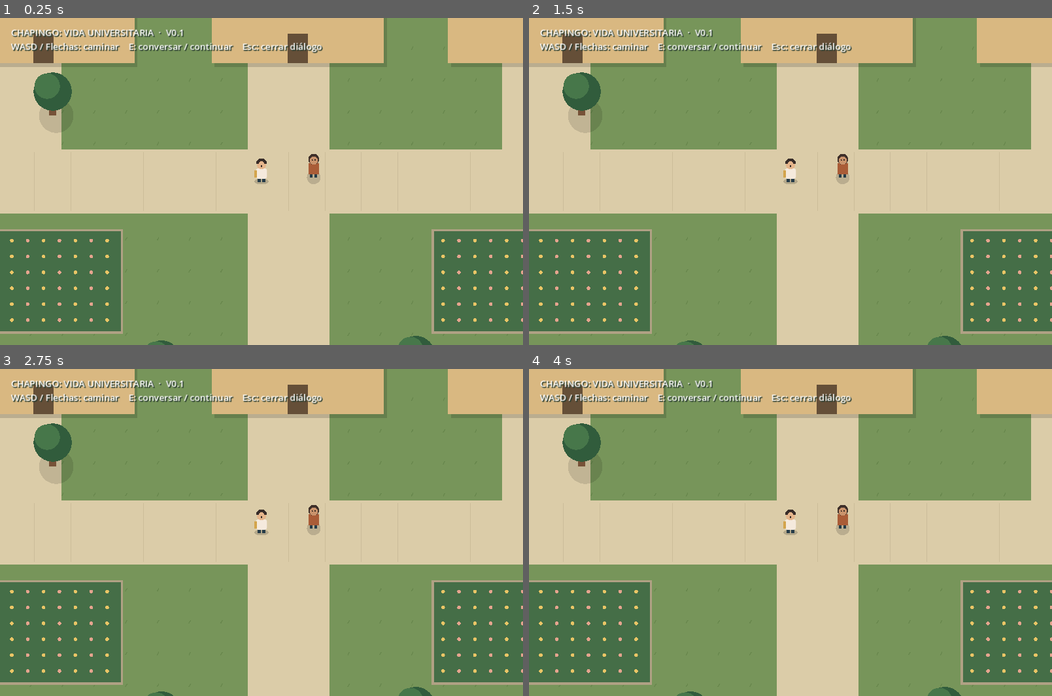
Above: before the commit, frames 1-4 (two rows, left to right).
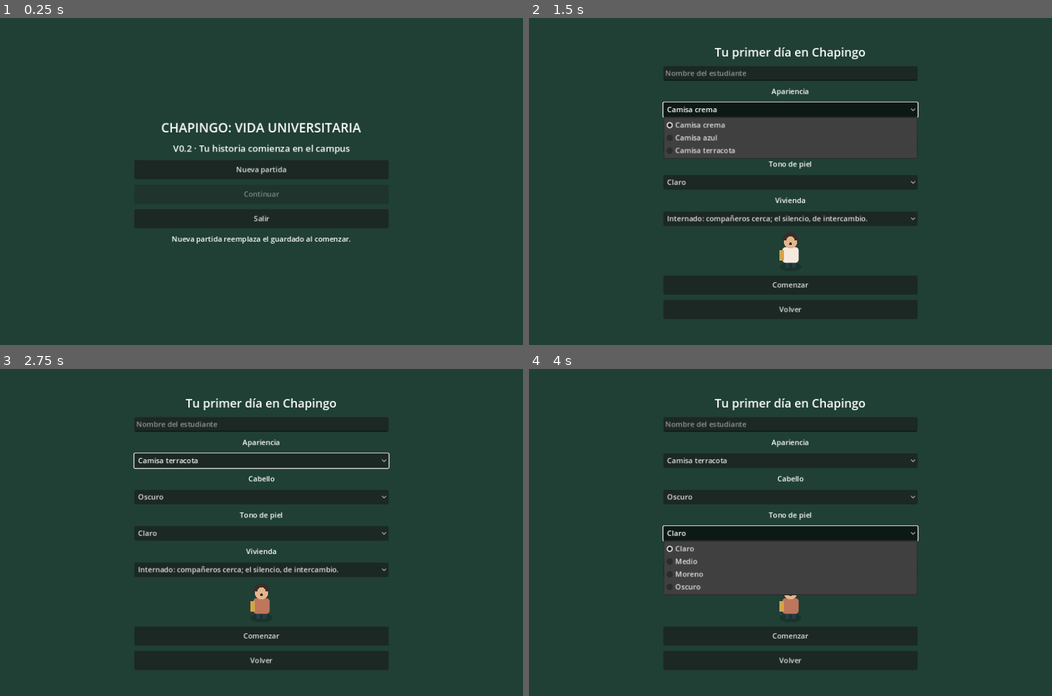
Above: after the commit, the same moments.

Repository: joseeduardojulianmontalvo11-stack/CHAPINGO-GAME
Game: Godot game, scene res://scenes/menu.tscn
The game is run twice, just before and just after one commit, with the same random seed, the same clock (stepped at 60 frames per second) and the same inputs. Before the commit the project starts from res://scenes/main.tscn.
Inputs (mouse positions are in pixels of both pictures, inside the frame that each line leads up to):
- Up to frame 1 (0.25 s): no input
- Up to frame 2 (1.5 s): click (790, 168) at 0.5 s, where only the run after the commit has a clickable "Nueva partida"; click (790, 109) at 1.25 s, where only the run after the commit has a clickable "Camisa crema"
- Up to frame 3 (2.75 s): click (261, 496) at 2 s, where only the run after the commit has a clickable "Oscuro"
- Up to frame 4 (4 s): click (790, 460) at 2.75 s, where only the run after the commit has a clickable "Camisa terracota"; click (790, 532) at 3.5 s, where only the run after the commit has a clickable "Claro"

The runs differ from the first frame. In frame 1, 100% of the frame differs, in the area x 0-100%, y 0-100%; in frame 2, 100%; in frame 3, 100%; in frame 4, 100%.

Commit message:
feat: inicio de partida y viviendas Chapingo v0.2

Diff:
--- a/maps/campus.gd
+++ b/maps/campus.gd
@@ -64,3 +64,5 @@
 		draw_rect(Rect2(point - Vector2(8, 35), Vector2(16, 40)), Color("765238"))
 		draw_circle(point + Vector2(0, -48), 42, Color("315c3c"))
 		draw_circle(point + Vector2(-12, -60), 28, Color("47774a"))
+	draw_rect(Rect2(540, 570, 80, 60), Color("80623f"))
+	draw_string(ThemeDB.fallback_font, Vector2(520, 555), "Tu vivienda · E", HORIZONTAL_ALIGNMENT_LEFT, -1, 18)
--- /dev/null
+++ b/maps/room.gd
@@ -0,0 +1,18 @@
+extends "res://maps/campus.gd"
+var housing := "internado"
+
+func _ready() -> void:
+	for rect in [Rect2(0, 0, 1152, 130), Rect2(0, 0, 150, 720), Rect2(1000, 0, 152, 720), Rect2(0, 620, 1152, 100), Rect2(210, 180, 200, 230), Rect2(760, 180, 180, 100)]:
+		add_obstacle(rect)
+
+func _draw() -> void:
+	draw_rect(Rect2(0, 0, 1152, 720), Color("324b42"))
+	draw_rect(Rect2(150, 130, 850, 490), Color("bfab88") if housing == "internado" else Color("a9b5ad"))
+	draw_rect(Rect2(210, 180, 200, 230), Color("6b4e38"))
+	draw_rect(Rect2(220, 190, 180, 210), Color("678b9c"))
+	draw_rect(Rect2(230, 200, 160, 45), Color("eee3cd"))
+	draw_rect(Rect2(760, 180, 180, 100), Color("805c3b"))
+	draw_rect(Rect2(785, 195, 70, 40), Color("f0dfb2"))
+	draw_rect(Rect2(520, 580, 100, 40), Color("d4a957"))
+	draw_string(ThemeDB.fallback_font, Vector2(210, 165), "Dormitorio del internado" if housing == "internado" else "Habitación externa", HORIZONTAL_ALIGNMENT_LEFT, -1, 24)
+	draw_string(ThemeDB.fallback_font, Vector2(465, 565), "E · Salir al campus", HORIZONTAL_ALIGNMENT_LEFT, -1, 20)
--- a/project.godot
+++ b/project.godot
@@ -2,8 +2,11 @@
 
 [application]
 config/name="CHAPINGO: VIDA UNIVERSITARIA"
-run/main_scene="res://scenes/main.tscn"
+run/main_scene="res://scenes/menu.tscn"
 config/features=PackedStringArray("4.0", "GL Compatibility")
+
+[autoload]
+Session="*res://scripts/session.gd"
 
 [display]
 window/size/viewport_width=1152
--- /dev/null
+++ b/scenes/menu.tscn
@@ -0,0 +1,8 @@
+[gd_scene load_steps=2 format=3]
+[ext_resource type="Script" path="res://scripts/menu.gd" id="1"]
+[node name="Menu" type="Control"]
+layout_mode = 3
+anchors_preset = 15
+anchor_right = 1.0
+anchor_bottom = 1.0
+script = ExtResource("1")
--- a/scripts/dialogue_ui.gd
+++ b/scripts/dialogue_ui.gd
@@ -12,14 +12,14 @@
 func _ready() -> void:
 	var header := Label.new()
 	header.position = Vector2(24, 18)
-	header.text = "CHAPINGO: VIDA UNIVERSITARIA  ·  V0.1\nWASD / Flechas: caminar    E: conversar / continuar    Esc: cerrar diálogo"
-	header.add_theme_font_size_override("font_size", 20)
+	header.text = "CHAPINGO: VIDA UNIVERSITARIA  ·  V0.2\nWASD / Flechas: caminar    E: interactuar    Esc: cerrar diálogo"
+	header.add_theme_font_size_override("font_size", 15)
 	header.add_theme_color_override("font_shadow_color", Color("24382b"))
 	header.add_theme_constant_override("shadow_offset_x", 2)
 	header.add_theme_constant_override("shadow_offset_y", 2)
 	add_child(header)
 	prompt = Label.new()
-	prompt.position = Vector2(24, 100)
+	prompt.position = Vector2(24, 115)
 	prompt.add_theme_font_size_override("font_size", 22)
 	add_child(prompt)
 	panel = PanelContainer.new()
--- a/scripts/main.gd
+++ b/scripts/main.gd
@@ -8,10 +8,12 @@
 var student: CharacterBody2D
 var guide: StaticBody2D
 var ui: CanvasLayer
+var map: Node2D
+var current_location := "campus"
+var door := Vector2(580, 600)
 
 func _ready() -> void:
 	configure_input()
-	add_child(CampusMap.new())
 	var people := Node2D.new()
 	people.y_sort_enabled = true
 	add_child(people)
@@ -24,6 +26,67 @@
 	ui = DialogueUI.new()
 	add_child(ui)
 	ui.closed.connect(func(): student.controls_enabled = true)
+	if not Session.profile.is_empty():
+		student.apply_profile(Session.profile)
+		set_location(Session.location, Session.saved_position)
+	else:
+		set_location("campus", Vector2(820, 600))
+	var save_button := Button.new()
+	save_button.text = "Guardar"
+	save_button.position = Vector2(24, 75)
+	save_button.pressed.connect(func(): save_button.text = "Guardado" if save_current() else "Error al guardar")
+	ui.add_child(save_button)
+	var menu_button := Button.new()
+	menu_button.text = "Guardar y menú"
+	menu_button.position = Vector2(140, 75)
+	menu_button.pressed.connect(func():
+		if save_current():
+			get_tree().change_scene_to_file("res://scenes/menu.tscn")
+		else:
+			menu_button.text = "Error al guardar")
+	ui.add_child(menu_button)
+	var identity := Label.new()
+	identity.position = Vector2(330, 80)
+	identity.text = Session.profile.get("name", "Estudiante")
+	ui.add_child(identity)
+
+func set_location(value: String, point: Vector2) -> void:
+	if is_instance_valid(map):
+		remove_child(map)
+		map.queue_free()
+	current_location = value
+	if value == "campus":
+		map = CampusMap.new()
+	else:
+		map = preload("res://maps/room.gd").new()
+		map.housing = value
+	add_child(map)
+	move_child(map, 0)
+	guide.visible = value == "campus"
+	guide.get_node("Colision").set_deferred("disabled", value != "campus")
+	student.position = point
+	var camera: Camera2D = student.get_node("Camara")
+	camera.limit_right = 1800 if value == "campus" else 1152
+	camera.limit_bottom = 1200 if value == "campus" else 720
+	camera.reset_smoothing()
+	if not Session.profile.is_empty():
+		save_current()
+
+func save_current() -> bool:
+	if Session.profile.is_empty():
+		return false
+	Session.location = current_location
+	Session.saved_position = student.position
+	return Session.save_game()
+
+func near_door() -> bool:
+	return student.position.distance_to(door) < 75
+
+func travel() -> void:
+	if current_location == "campus":
+		set_location(Session.profile.get("housing", "internado"), Vector2(570, 500))
+	else:
+		set_location("campus", Vector2(580, 655))
 
 func configure_input() -> void:
 	var bindings := {"move_left": [KEY_A, KEY_LEFT], "move_right": [KEY_D, KEY_RIGHT], "move_up": [KEY_W, KEY_UP], "move_down": [KEY_S, KEY_DOWN], "interact": [KEY_E], "close_dialogue": [KEY_ESCAPE]}
@@ -37,14 +100,18 @@
 
 func _process(_delta: float) -> void:
 	ui.prompt.text = "[E] Hablar con Marisol" if can_interact() and not ui.is_open else ""
+	if near_door() and not ui.is_open:
+		ui.prompt.text = "[E] Volver a tu vivienda" if current_location == "campus" else "[E] Salir al campus"
 
 func can_interact() -> bool:
-	return student.position.distance_to(guide.position) <= INTERACTION_DISTANCE
+	return current_location == "campus" and student.position.distance_to(guide.position) <= INTERACTION_DISTANCE
 
 func _unhandled_input(event: InputEvent) -> void:
 	if event.is_action_pressed("interact") and not event.is_echo():
 		if ui.is_open:
 			ui.advance()
+		elif near_door():
+			travel()
 		elif can_interact():
 			student.controls_enabled = false
 			ui.open_dialogue(guide.DISPLAY_NAME, guide.DIALOGUE)
--- /dev/null
+++ b/scripts/menu.gd
@@ -0,0 +1,102 @@
+extends Control
+
+var column: VBoxContainer
+var preview: CharacterBody2D
+var name_field: LineEdit
+var look: OptionButton
+var hair: OptionButton
+var skin: OptionButton
+var housing: OptionButton
+const HAIR := ["382d29", "754b30", "c69b56", "613b64"]
+const SKIN := ["e5b58b", "c9936c", "946747", "694a37"]
+
+func _ready() -> void:
+	var background := ColorRect.new()
+	background.color = Color("203f35")
+	background.set_anchors_and_offsets_preset(Control.PRESET_FULL_RECT)
+	add_child(background)
+	var center := CenterContainer.new()
+	center.set_anchors_and_offsets_preset(Control.PRESET_FULL_RECT)
+	add_child(center)
+	column = VBoxContainer.new()
+	column.custom_minimum_size.x = 560
+	column.add_theme_constant_override("separation", 12)
+	center.add_child(column)
+	show_menu()
+
+func clear() -> void:
+	for child in column.get_children():
+		column.remove_child(child)
+		child.queue_free()
+
+func label_text(value: String, font_size := 20) -> void:
+	var label := Label.new()
+	label.text = value
+	label.horizontal_alignment = HORIZONTAL_ALIGNMENT_CENTER
+	label.add_theme_font_size_override("font_size", font_size)
+	column.add_child(label)
+
+func button(text: String, action: Callable) -> Button:
+	var control := Button.new()
+	control.text = text
+	control.custom_minimum_size.y = 42
+	control.pressed.connect(action)
+	column.add_child(control)
+	return control
+
+func show_menu() -> void:
+	clear()
+	label_text("CHAPINGO: VIDA UNIVERSITARIA", 28)
+	label_text("V0.2 · Tu historia comienza en el campus")
+	button("Nueva partida", show_creator)
+	button("Continuar", continue_game).disabled = Session.read_save().is_empty()
+	button("Salir", func(): get_tree().quit())
+	label_text("Nueva partida reemplaza el guardado al comenzar.", 16)
+
+func choice(title: String, values: Array) -> OptionButton:
+	label_text(title, 16)
+	var control := OptionButton.new()
+	for value in values:
+		control.add_item(value)
+	column.add_child(control)
+	control.item_selected.connect(func(_index): update_preview())
+	return control
+
+func show_creator() -> void:
+	clear()
+	label_text("Tu primer día en Chapingo", 26)
+	name_field = LineEdit.new()
+	name_field.placeholder_text = "Nombre del estudiante"
+	name_field.max_length = 32
+	column.add_child(name_field)
+	look = choice("Apariencia", ["Camisa crema", "Camisa azul", "Camisa terracota"])
+	hair = choice("Cabello", ["Oscuro", "Castaño", "Rubio", "Violeta"])
+	skin = choice("Tono de piel", ["Claro", "Medio", "Moreno", "Oscuro"])
+	housing = choice("Vivienda", ["Internado: compañeros cerca; el silencio, de intercambio.", "Externa: independencia… y platos que no se lavan solos."])
+	var holder := Control.new()
+	holder.custom_minimum_size.y = 85
+	column.add_child(holder)
+	preview = preload("res://characters/student.tscn").instantiate()
+	preview.get_node("Camara").enabled = false
+	preview.set_physics_process(false)
+	preview.position = Vector2(280, 78)
+	preview.scale = Vector2(1.5, 1.5)
+	holder.add_child(preview)
+	update_preview()
+	button("Comenzar", start_game)
+	button("Volver", show_menu)
+
+func selected_profile() -> Dictionary:
+	return {"name": name_field.text.strip_edges() if not name_field.text.strip_edges().is_empty() else "Estudiante", "appearance": look.selected, "hair": HAIR[hair.selected], "skin": SKIN[skin.selected], "housing": "internado" if housing.selected == 0 else "externa"}
+
+func update_preview() -> void:
+	if is_instance_valid(preview) and is_instance_valid(housing):
+		preview.apply_profile(selected_profile())
+
+func start_game() -> void:
+	Session.new_game(selected_profile())
+	get_tree().change_scene_to_file("res://scenes/main.tscn")
+
+func continue_game() -> void:
+	if Session.load_game():
+		get_tree().change_scene_to_file("res://scenes/main.tscn")
--- /dev/null
+++ b/scripts/session.gd
@@ -0,0 +1,50 @@
+extends Node
+## Datos compartidos y persistencia; no guarda referencias a nodos.
+const SAVE_PATH := "user://partida.json"
+var profile: Dictionary = {}
+var location := "campus"
+var saved_position := Vector2(820, 600)
+var save_path := SAVE_PATH
+
+func new_game(data: Dictionary) -> void:
+	profile = data.duplicate(true)
+	location = profile["housing"]
+	saved_position = Vector2(560, 450)
+
+func save_game() -> bool:
+	var file := FileAccess.open(save_path, FileAccess.WRITE)
+	if file == null:
+		return false
+	file.store_string(JSON.stringify({"version": 1, "profile": profile, "location": location, "position": [saved_position.x, saved_position.y]}))
+	return true
+
+func read_save() -> Dictionary:
+	if not FileAccess.file_exists(save_path):
+		return {}
+	var data = JSON.parse_string(FileAccess.get_file_as_string(save_path))
+	if not data is Dictionary or data.get("version") != 1:
+		return {}
+	var person = data.get("profile")
+	var point = data.get("position")
+	if not person is Dictionary or not point is Array or point.size() != 2:
+		return {}
+	if not point[0] is float and not point[0] is int:
+		return {}
+	if not point[1] is float and not point[1] is int:
+		return {}
+	if not data.get("location") in ["campus", "internado", "externa"] or not person.get("housing") in ["internado", "externa"]:
+		return {}
+	if not person.get("name") is String or not (person.get("appearance") is int or person.get("appearance") is float) or not person.get("hair") is String or not person.get("skin") is String:
+		return {}
+	if person["appearance"] < 0 or person["appearance"] > 2 or not Color.html_is_valid(person["hair"]) or not Color.html_is_valid(person["skin"]):
+		return {}
+	return data
+
+func load_game() -> bool:
+	var data := read_save()
+	if data.is_empty():
+		return false
+	profile = data["profile"]
+	location = data["location"]
+	saved_position = Vector2(data["position"][0], data["position"][1])
+	return true
--- a/scripts/student.gd
+++ b/scripts/student.gd
@@ -3,6 +3,15 @@
 const SPEED := 220.0
 var controls_enabled := true
 var facing := Vector2.DOWN
+var appearance := 0
+var hair := Color("382d29")
+var skin := Color("e5b58b")
+
+func apply_profile(profile: Dictionary) -> void:
+	appearance = int(profile.get("appearance", 0))
+	hair = Color(profile.get("hair", "382d29"))
+	skin = Color(profile.get("skin", "e5b58b"))
+	queue_redraw()
 
 func _physics_process(_delta: float) -> void:
 	var direction := Input.get_vector("move_left", "move_right", "move_up", "move_down") if controls_enabled else Vector2.ZERO
@@ -17,8 +26,8 @@
 	draw_line(Vector2(-5, -7), Vector2(-5, 1), Color("263c48"), 6)
 	draw_line(Vector2(5, -7), Vector2(5, 1), Color("263c48"), 6)
 	draw_style_box(_shirt(), Rect2(-12, -29, 24, 23))
-	draw_circle(Vector2(0, -37), 10, Color("e5b58b"))
-	draw_arc(Vector2(0, -39), 9, PI, TAU, 12, Color("382d29"), 6)
+	draw_circle(Vector2(0, -37), 10, skin)
+	draw_arc(Vector2(0, -39), 9, PI, TAU, 12, hair, 6)
 	draw_circle(Vector2(facing.x * 4, -36 + facing.y * 2), 2, Color("382d29"))
 	draw_rect(Rect2(-16, -25, 6, 16), Color("d3a44b"))
 
@@ -29,6 +38,6 @@
 
 func _shirt() -> StyleBoxFlat:
 	var style := StyleBoxFlat.new()
-	style.bg_color = Color("f5eadd")
+	style.bg_color = [Color("f5eadd"), Color("678b9c"), Color("be765c")][appearance % 3]
 	style.set_corner_radius_all(5)
 	return style
--- /dev/null
+++ b/tests/v02.gd
@@ -0,0 +1,58 @@
+extends SceneTree
+var failures := 0
+
+func _initialize() -> void:
+	call_deferred("run")
+
+func check(ok: bool, description: String) -> void:
+	print(("CORRECTO: " if ok else "FALLO: ") + description)
+	if not ok:
+		failures += 1
+
+func run() -> void:
+	var session = root.get_node("Session")
+	session.save_path = "user://prueba-v02.json"
+	var menu = load("res://scenes/menu.tscn").instantiate()
+	root.add_child(menu)
+	menu.show_creator()
+	menu.name_field.text = "Ana"
+	menu.look.select(2)
+	menu.hair.select(1)
+	menu.skin.select(3)
+	menu.update_preview()
+	check(menu.preview.appearance == 2 and menu.preview.skin == Color("694a37"), "Vista previa refleja las opciones")
+	var person: Dictionary = menu.selected_profile()
+	menu.queue_free()
+	await process_frame
+	for home in ["internado", "externa"]:
+		person["housing"] = home
+		session.new_game(person)
+		var world = load("res://scenes/main.tscn").instantiate()
+		root.add_child(world)
+		await physics_frame
+		await physics_frame
+		check(world.current_location == home and world.map.housing == home, "Inicio en " + home)
+		check(world.student.appearance == 2 and world.student.hair == Color("754b30"), "Apariencia aplicada en " + home)
+		world.student.position = Vector2(570, 565)
+		check(world.near_door(), "Salida accesible en " + home)
+		var event := InputEventAction.new()
+		event.action = "interact"
+		event.pressed = true
+		world._unhandled_input(event)
+		check(world.current_location == "campus" and world.guide.visible, "E sale al campus")
+		world._unhandled_input(event)
+		check(world.current_location == home, "E regresa a la vivienda elegida")
+		world.student.position = Vector2(620, 450)
+		check(world.save_current(), "Guardado en " + home)
+		world.queue_free()
+		await process_frame
+		session.profile = {}
+		check(session.load_game() and session.profile["name"] == "Ana", "Recuperación del nombre")
+		var restored = load("res://scenes/main.tscn").instantiate()
+		root.add_child(restored)
+		check(restored.current_location == home and restored.student.position == Vector2(620, 450), "Continuar recupera escena y posición")
+		check(restored.student.skin == Color("694a37") and restored.student.appearance == 2, "Continuar conserva apariencia")
+		restored.queue_free()
+		await process_frame
+	print("V0.2: fallos = %d" % failures)
+	quit(1 if failures else 0)
Not shown, added: maps/room.gd.uid
Not shown, added: scripts/menu.gd.uid
Not shown, added: scripts/session.gd.uid
